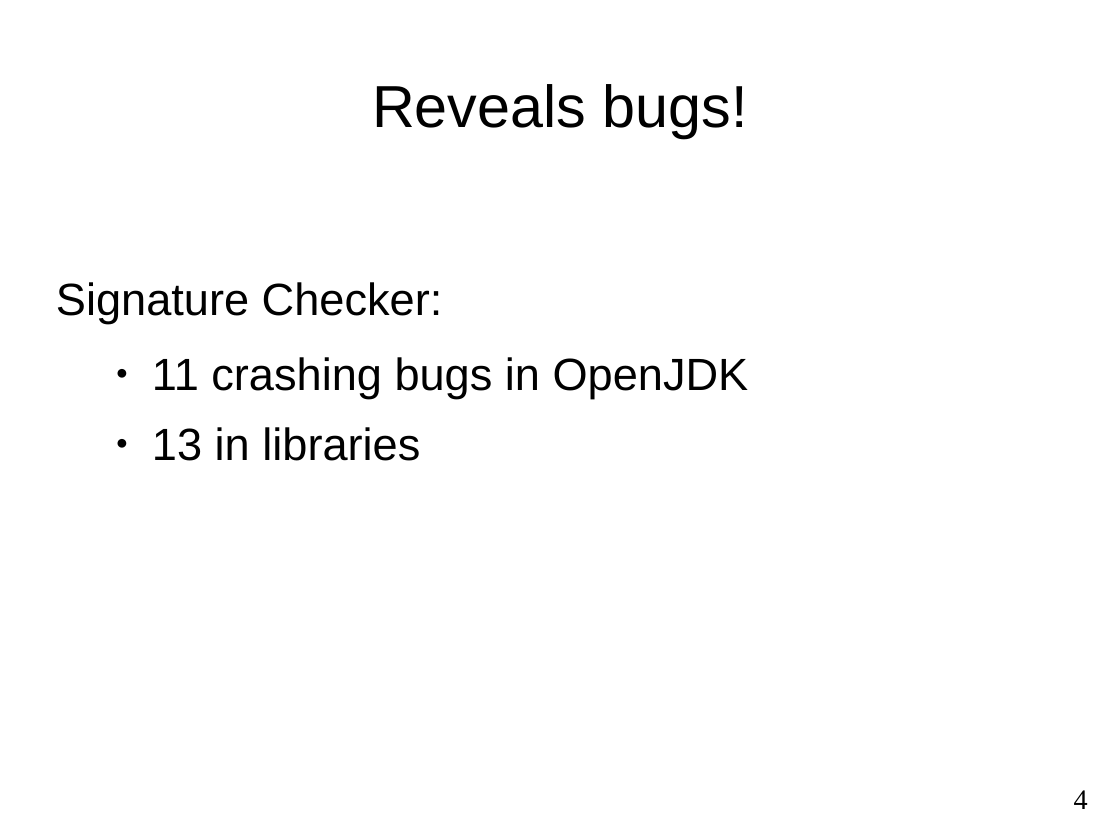
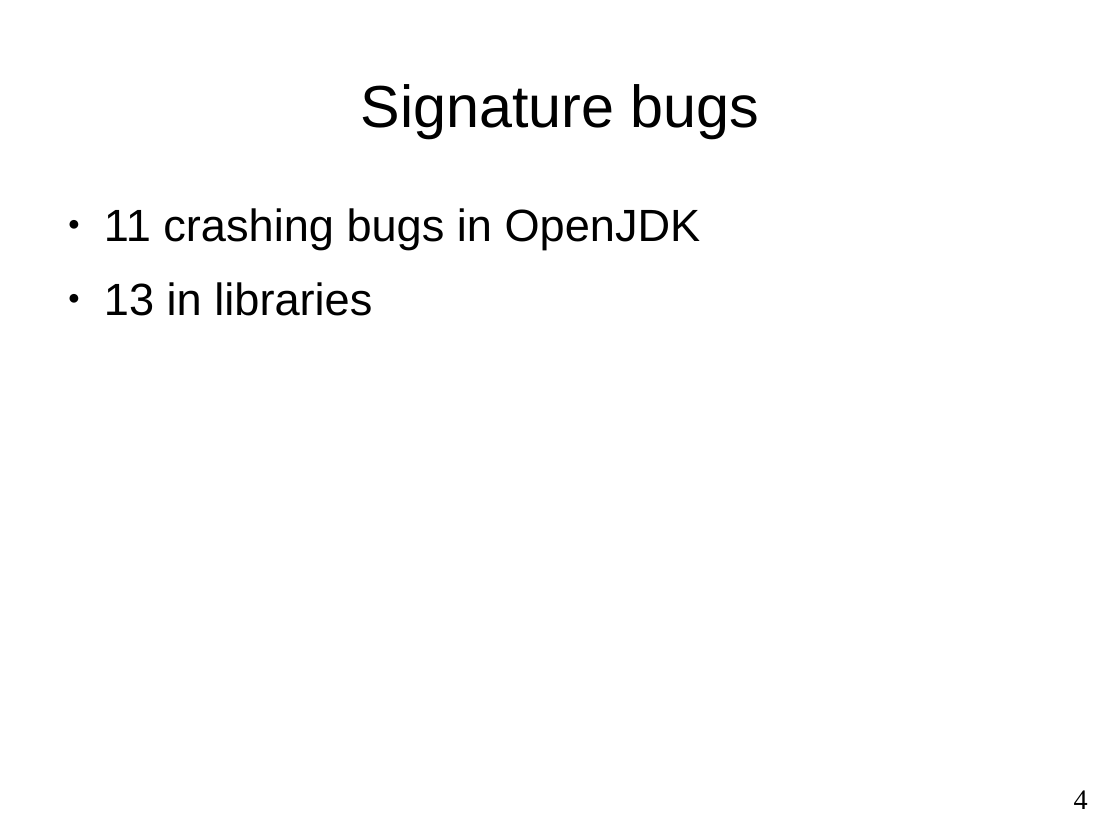
Before and after one commit to reprogrammer/checker-framework, a slide deck: slide 4 of demos/2011-OSBridge/usage.odp. Drawn at 1120x840 pixels with LibreOffice and Linux fonts; fonts in the diff are those of the drawing. Boxes give left, top, right and bottom in pixels: in the first picture for what was removed or moved away, otherwise in the second. Text is boxed around its words. In the diff, an @@ line names an element or a change of style, - is before the commit and + after.

```diff
--- a/demos/2011-OSBridge/usage.odp
+++ b/demos/2011-OSBridge/usage.odp
@@ title at bbox=[361, 84, 760, 138]: text changed @@
-Reveals bugs!
+Signature bugs
@@ text "11 crashing bugs in OpenJDK" at bbox=[104, 208, 701, 316]: list level 2 to 1 in "11 crashing bugs in OpenJDK"; list level 2 to 1 in "13 in libraries" @@
@@ text at bbox=[56, 282, 443, 324]: paragraph removed @@
-Signature Checker:
```
Also in this commit, not shown: 4 other slides changed, 2 other files.
